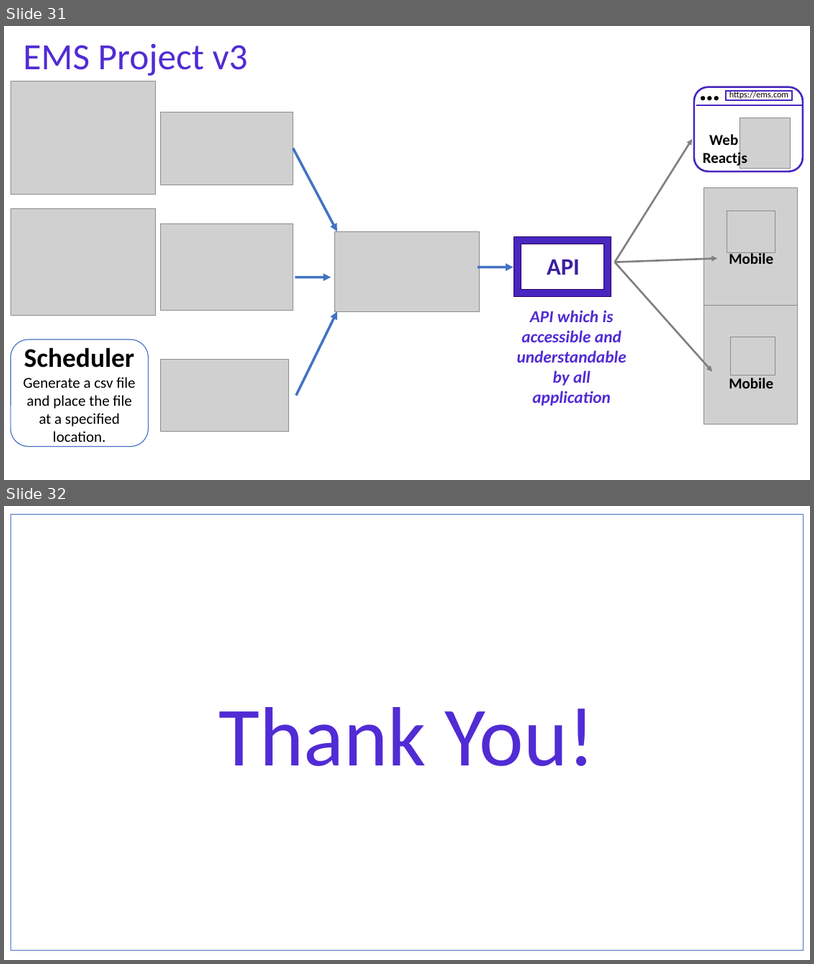
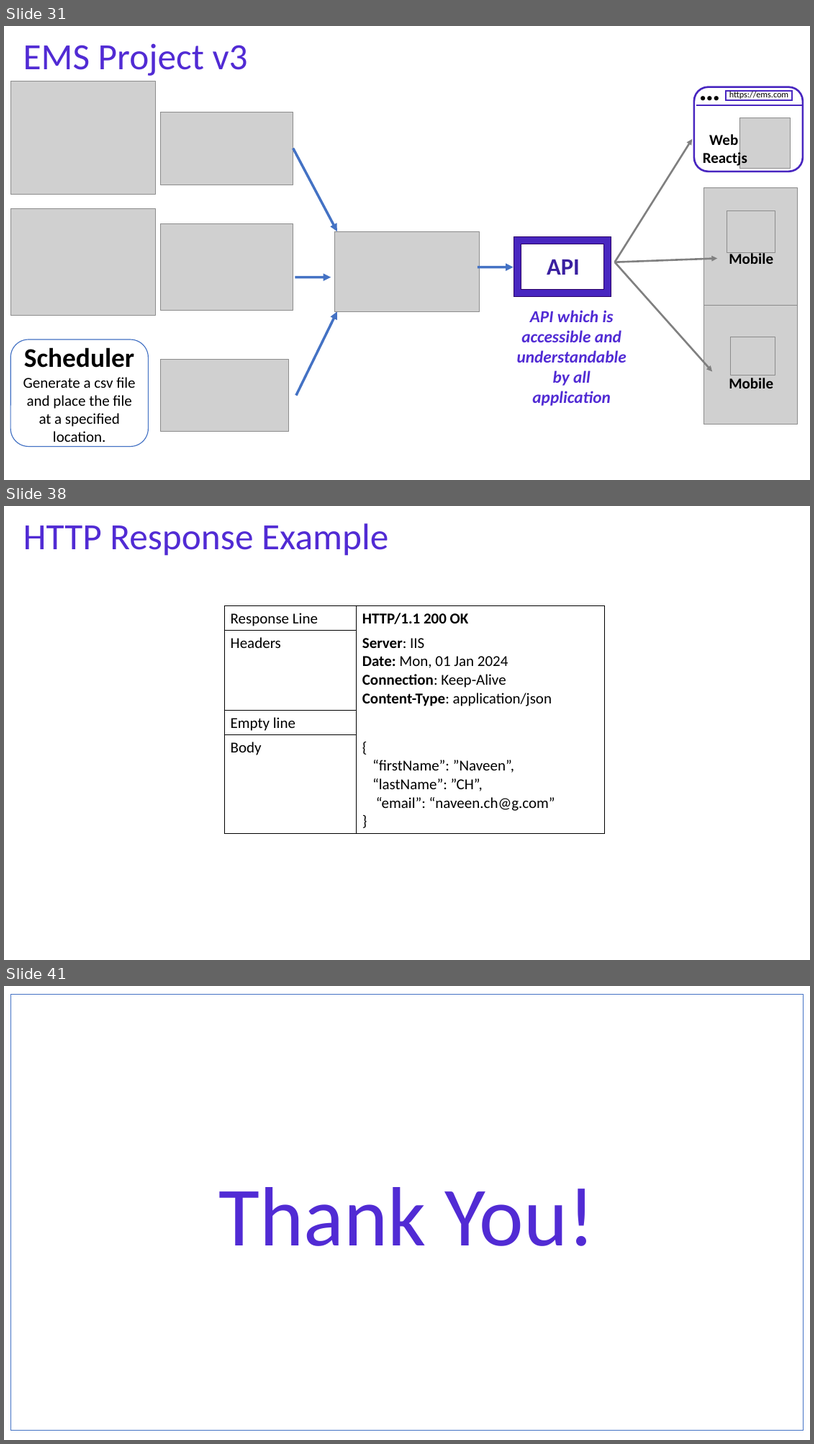
Before and after one commit to NaveenChittimalla/C-Sharp-Fundamentals, a slide deck: docs/C Sharp Programming Language - Fundaments.pptx. Shown one above the other, each under a label of ours: slides 31 and 32 before the commit, slides 31, 38 and 41 after it; the slides between them are not shown. The pictures are 814x964 and 814x1444 pixels, drawn with LibreOffice and Linux fonts; fonts in the diff are those of the drawing; grey boxes stand for pictures. Boxes give left, top, right and bottom in pixels: in the first picture for what was removed or moved away, otherwise in the second. Text is boxed around its words. In the diff, an @@ line names an element or a change of style, - is before the commit and + after.

Commit message:
web api content updated

```diff
--- a/docs/C Sharp Programming Language - Fundaments.pptx
+++ b/docs/C Sharp Programming Language - Fundaments.pptx
@@ slide 38 added at (x1=4, y1=506, x2=810, y2=960), background #FFFFFF @@
@@ text added at (x1=23, y1=523, x2=388, y2=556), 44 pt, text #512BD4 @@
+HTTP Response Example
@@ table added at (x1=225, y1=606, x2=605, y2=830), 4 rows, 2 columns @@
+Response Line | HTTP/1.1 200 OK
+Headers | Server: IIS / Date: Mon, 01 Jan 2024 / Connection: Keep-Alive / Content-Type: application/json
+Empty line | 
+Body | { / “firstName”: ”Naveen”, / “lastName”: ”CH”, / “email”: “naveen.ch@g.com” / }
@@ what was slide 32 is now slide 41 @@
```
Also in this commit, not shown: 1 slide changed, 8 other slides added, 1 other file.
